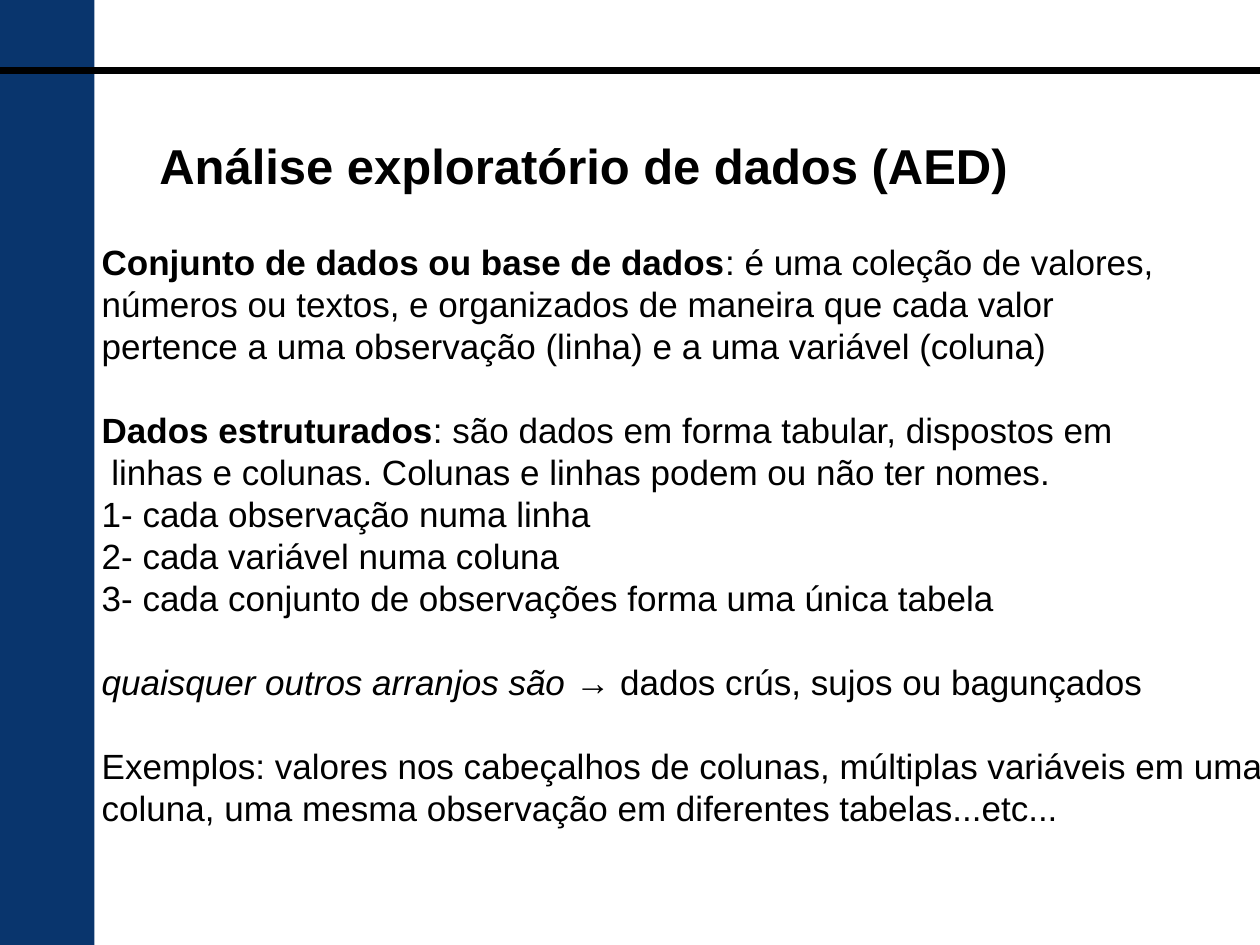
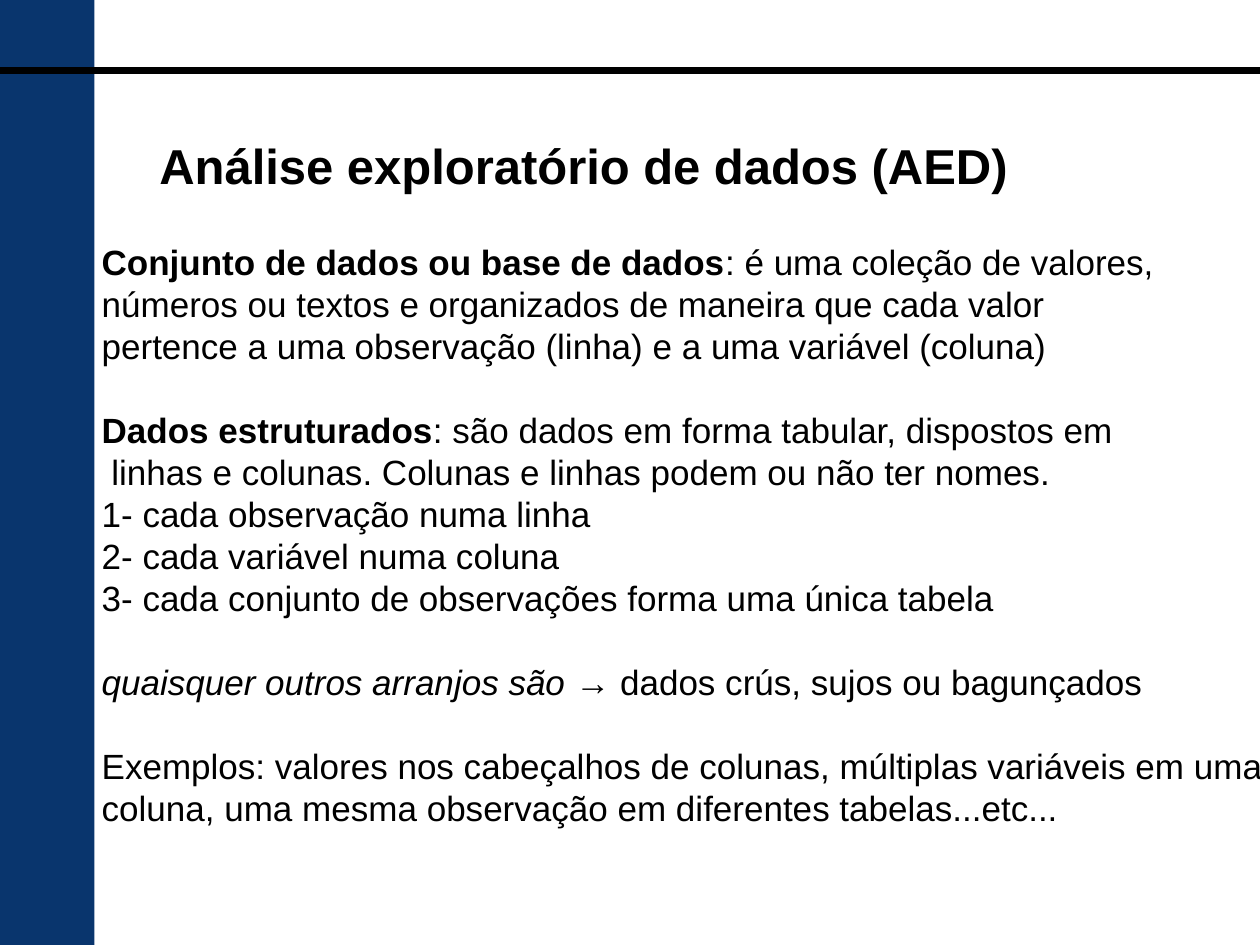
Before and after one commit to HumbertoSubiza/AED-I, a slide deck: slide 3 of 02 limpando dados.odp. Drawn at 1260x945 pixels with LibreOffice and Linux fonts; fonts in the diff are those of the drawing; background and template pictures are left out. Boxes give left, top, right and bottom in pixels: in the first picture for what was removed or moved away, otherwise in the second. Text is boxed around its words. In the diff, an @@ line names an element or a change of style, - is before the commit and + after.

```diff
--- a/02 limpando dados.odp
+++ b/02 limpando dados.odp
@@ text at (102,291,1044,323): text changed @@
-números ou textos, e organizados de maneira que cada valor
+números ou textos e organizados de maneira que cada valor
```
Also in this commit, not shown: 2 other slides changed, 1 slide removed, 20 other files.
